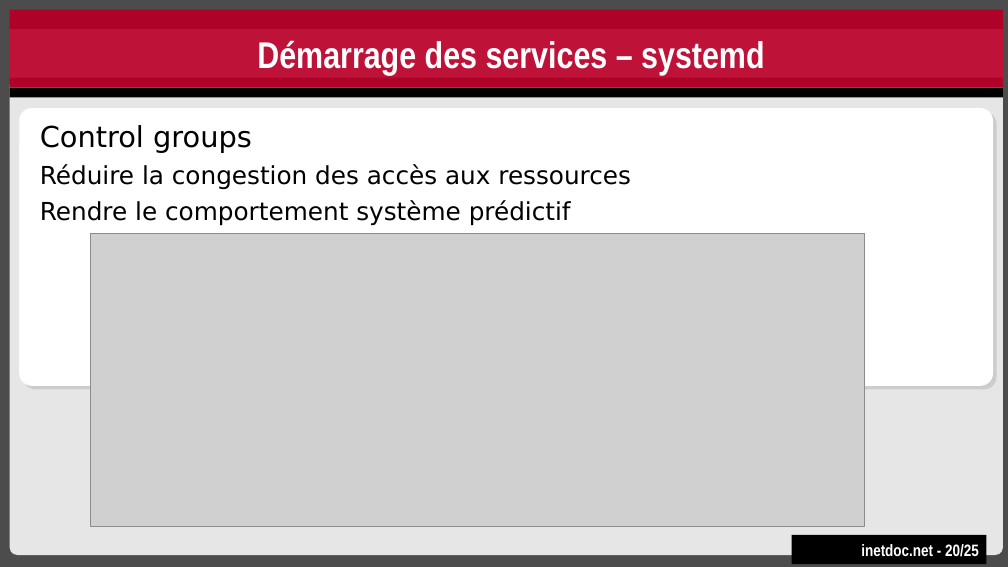
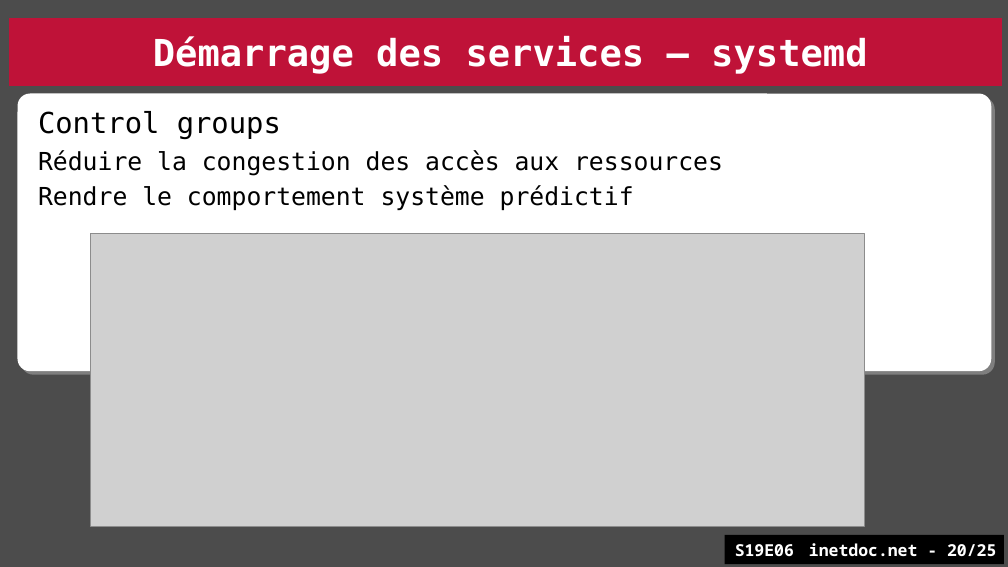
Before and after one commit to platu/inetdoc, a slide deck: slide 20 of presentations/sysadm-base-6/sysadm-base-6.odp. Drawn at 1008x567 pixels with LibreOffice and Linux fonts; fonts in the diff are those of the drawing; grey boxes stand for pictures. Boxes give left, top, right and bottom in pixels: in the first picture for what was removed or moved away, otherwise in the second. Text is boxed around its words. In the diff, an @@ line names an element or a change of style, - is before the commit and + after.

```diff
--- a/presentations/sysadm-base-6/sysadm-base-6.odp
+++ b/presentations/sysadm-base-6/sysadm-base-6.odp
@@ rectangle "Démarrage des services – systemd" at [9,18,1003,86]: font Arial Narrow to DejaVu Sans Mono @@
@@ rectangle removed at [10,10,1004,29] @@
@@ rounded rectangle removed at [10,78,1004,555] @@
@@ rectangle removed at [10,78,1004,88] @@
@@ rectangle removed at [10,88,1004,97] @@
@@ rounded rectangle "Control groups": place and size @@
-rounded rectangle "Control groups" at [19,108,993,386]
+rounded rectangle "Control groups" at [18,94,992,371]
@@ rounded rectangle "Control groups" at [18,94,992,371]: font DejaVu Sans to DejaVu Sans Mono @@
@@ rectangle: place and size @@
-rectangle at [792,534,986,563]
+rectangle at [724,534,1004,563]
@@ text in rectangle at [735,543,996,556]: text changed; font Arial Narrow to Noto Sans Mono @@
-inetdoc.net - 20/25
+S19E06 inetdoc.net - 20/25
```
Also in this commit, not shown: 23 other slides changed, 1 slide added, 1 slide removed, 1 other file.
